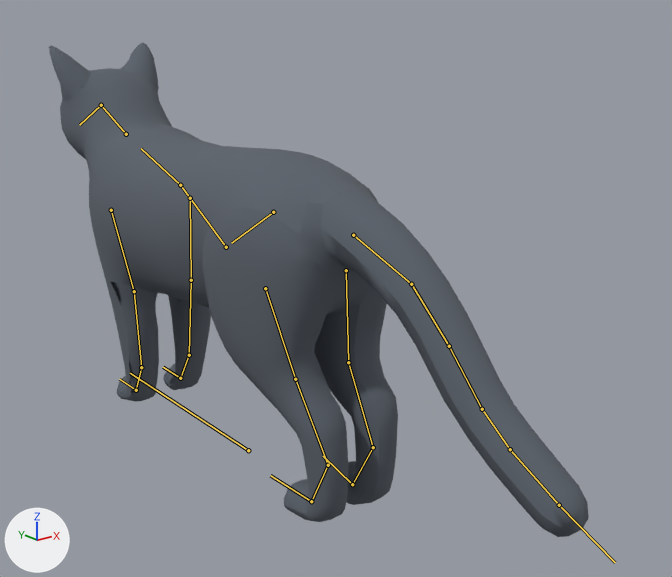
The glTF model apps/web/public/avatars/cat.glb: old version first, new version second.
One viewpoint serves both versions: a camera (50 mm lens) standing at (-0.412, -0.64, 0.389) and looking at (0.044, -0.07, 0.161). Arrows for +X, +Y and +Z are at lower left; the lights stay in place. The first picture is the older version. The bones that change, and the others that lie on the model, are drawn over the model as lines.

In view in the first picture: 'VIS_cat'.
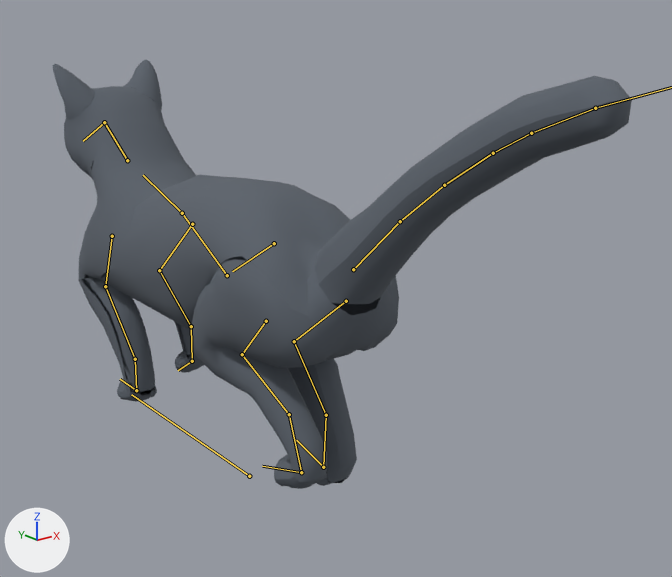
The newer file adds an action. The first version stands in its rest pose; the second is drawn at frame 5 of the action 'trot_b'.

Boxes (x1, y1, x2, y2) around the edits, measured in the pictures (672 x 577 px):
'VIS_cat', posed (7% wider, 13% shorter): before (49, 42, 589, 537); after (52, 60, 632, 489)
bone 'root', root to tip: before (248, 450) to (130, 373); after (249, 476) to (131, 394)
bone 'hindleg_hip_L', root to tip: before (265, 288) to (295, 379); after (266, 321) to (242, 354)
bone 'hindleg_upper_L', root to tip: before (295, 379) to (328, 465); after (242, 354) to (289, 414)
bone 'hindleg_lower_L', root to tip: before (328, 465) to (311, 501); after (289, 414) to (301, 472)
bone 'hindpaw_L', root to tip: before (311, 501) to (270, 475); after (301, 472) to (262, 466)
bone 'hindleg_hip_R', root to tip: before (346, 270) to (348, 362); after (346, 301) to (294, 341)
bone 'hindleg_upper_R', root to tip: before (348, 362) to (373, 447); after (294, 341) to (326, 415)
bone 'hindleg_lower_R', root to tip: before (373, 447) to (352, 484); after (326, 415) to (323, 467)
bone 'hindpaw_R', root to tip: before (352, 484) to (323, 456); after (323, 467) to (296, 440)
bone 'foreleg_shoulder_L', root to tip: before (111, 210) to (134, 291); after (112, 236) to (105, 286)
bone 'foreleg_upper_L', root to tip: before (134, 291) to (141, 367); after (105, 286) to (135, 359)
bone 'foreleg_lower_L', root to tip: before (141, 367) to (136, 390); after (135, 359) to (136, 390)
bone 'forepaw_L', root to tip: before (136, 390) to (119, 379); after (136, 390) to (120, 379)
bone 'foreleg_shoulder_R', root to tip: before (190, 198) to (191, 280); after (192, 224) to (159, 270)
bone 'foreleg_upper_R', root to tip: before (191, 280) to (189, 355); after (159, 270) to (191, 326)
bone 'foreleg_lower_R', root to tip: before (189, 355) to (180, 378); after (191, 326) to (192, 361)
bone 'neck', root to tip: before (126, 134) to (101, 105); after (127, 160) to (104, 122)
bone 'head', root to tip: before (101, 105) to (79, 125); after (104, 122) to (83, 141)
bone 'tail_01', root to tip: before (353, 235) to (411, 284); after (353, 269) to (400, 221)
bone 'tail_02', root to tip: before (411, 284) to (449, 346); after (400, 221) to (444, 185)
bone 'tail_04', root to tip: before (482, 409) to (510, 449); after (493, 153) to (531, 133)
bone 'tail_05', root to tip: before (510, 449) to (559, 505); after (531, 133) to (595, 108)

What the commit changed:
Bone 'root' (bone_root) moves from (0.0, 0.0, 0.0) to (0.0, 0.0, -0.026).
Bone 'hindleg_hip_L' (bone_hindleg_hip_l) turns from (0, 0, 0) to (63, 2, 17) degrees about its own x, y and z.
Bone 'hindleg_upper_L' (bone_hindleg_upper_l) turns from (0, 0, 0) to (-96, -9, -4) degrees about its own x, y and z.
Bone 'hindleg_lower_L' (bone_hindleg_lower_l) turns from (0, 0, 0) to (-12, 0, 0) degrees about its own x, y and z.
Bone 'hindpaw_L' (bone_hindpaw_l) turns from (0, 0, 0) to (24, -3, 1) degrees about its own x, y and z.
Bone 'hindleg_hip_R' (bone_hindleg_hip_r) turns from (0, 0, 0) to (62, -2, -17) degrees about its own x, y and z.
Bone 'hindleg_upper_R' (bone_hindleg_upper_r) turns from (0, 0, 0) to (-77, 6, 3) degrees about its own x, y and z.
Bone 'hindleg_lower_R' (bone_hindleg_lower_r) turns from (0, 0, 0) to (-14, 0, 0) degrees about its own x, y and z.
Bone 'hindpaw_R' (bone_hindpaw_r) turns from (0, 0, 0) to (27, 4, 0) degrees about its own x, y and z.
Bone 'foreleg_shoulder_L' (bone_foreleg_shoulder_l) moves from (0.0, 0.0, 0.0) to (0.0, 0.0, 0.002).
Bone 'foreleg_shoulder_L' (bone_foreleg_shoulder_l) turns from (0, 0, 0) to (46, 3, 10) degrees about its own x, y and z.
Bone 'foreleg_upper_L' (bone_foreleg_upper_l) turns from (0, 0, 0) to (-85, -5, -2) degrees about its own x, y and z.
Bone 'foreleg_lower_L' (bone_foreleg_lower_l) turns from (0, 0, 0) to (15, 0, 1) degrees about its own x, y and z.
Bone 'forepaw_L' (bone_forepaw_l) turns from (0, 0, 0) to (23, 0, 1) degrees about its own x, y and z.
Bone 'foreleg_shoulder_R' (bone_foreleg_shoulder_r) moves from (0.0, 0.0, 0.0) to (0.0, 0.0, -0.003).
Bone 'foreleg_shoulder_R' (bone_foreleg_shoulder_r) turns from (0, 0, 0) to (52, -3, -10) degrees about its own x, y and z.
Bone 'foreleg_upper_R' (bone_foreleg_upper_r) turns from (0, 0, 0) to (-113, 8, 2) degrees about its own x, y and z.
Bone 'foreleg_lower_R' (bone_foreleg_lower_r) turns from (0, 0, 0) to (28, 1, -2) degrees about its own x, y and z.
Bone 'neck' (bone_neck) turns from (0, 0, 0) to (10, 0, 0) degrees about its own x, y and z.
Bone 'head' (bone_head) turns from (0, 0, 0) to (-10, 0, 0) degrees about its own x, y and z.
Bone 'tail_01' (bone_tail_01) turns from (0, 0, 0) to (-63, 0, 0) degrees about its own x, y and z.
Bone 'tail_02' (bone_tail_02) turns from (0, 0, 0) to (-17, 0, 0) degrees about its own x, y and z.
Bone 'tail_04' (bone_tail_04) turns from (0, 0, 0) to (15, 0, 0) degrees about its own x, y and z.
Bone 'tail_05' (bone_tail_05) turns from (0, 0, 0) to (14, 0, 0) degrees about its own x, y and z.
Bone 'tail_06' (bone_tail_06) turns from (0, 0, 0) to (9, 0, 0) degrees about its own x, y and z.
